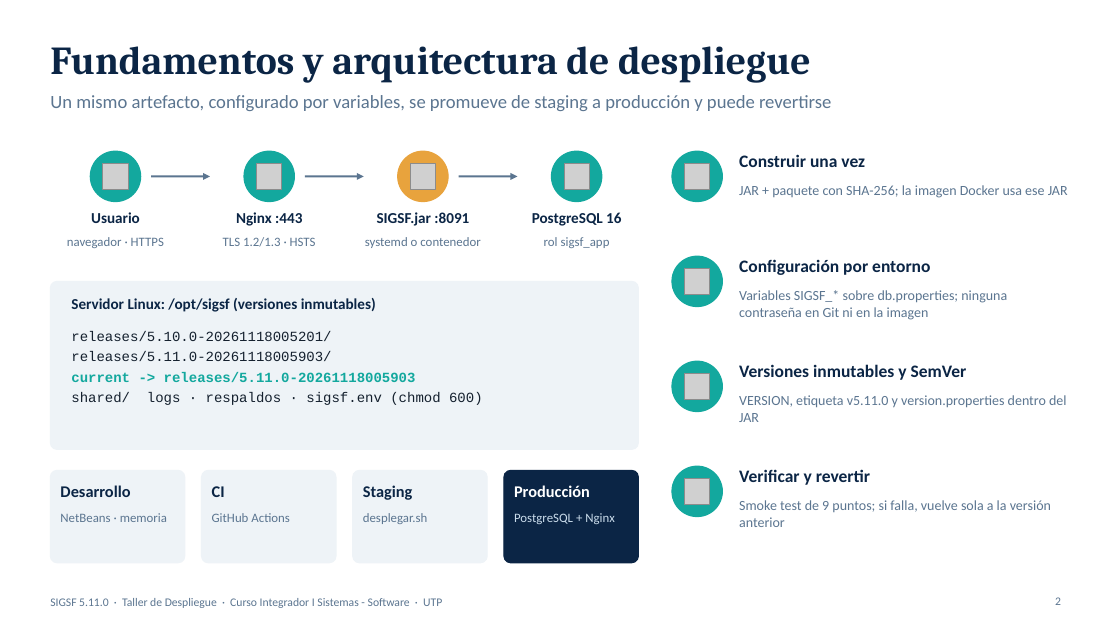
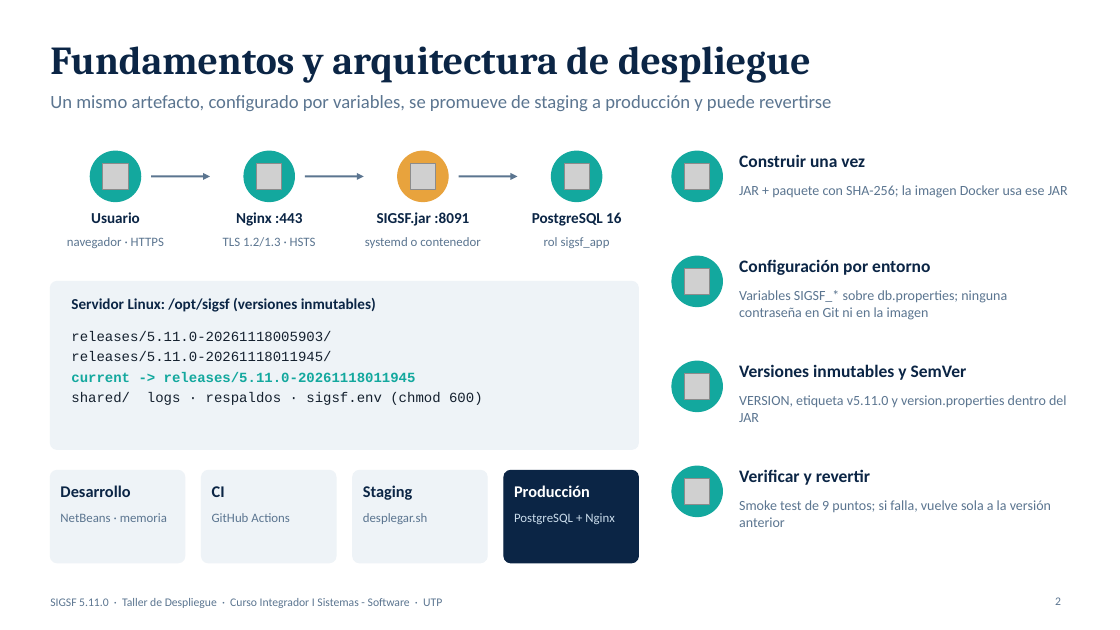
Before and after one commit to MiguelWaa/SistemaFinanciero, a slide deck: slide 2 of docs/presentacion/SIGSF_Despliegue_5min.pptx. Drawn at 1120x630 pixels with LibreOffice and Linux fonts; fonts in the diff are those of the drawing; grey boxes stand for pictures. Boxes give left, top, right and bottom in pixels: in the first picture for what was removed or moved away, otherwise in the second. Text is boxed around its words. In the diff, an @@ line names an element or a change of style, - is before the commit and + after.

```diff
--- a/docs/presentacion/SIGSF_Despliegue_5min.pptx
+++ b/docs/presentacion/SIGSF_Despliegue_5min.pptx
@@ text at (x1=71, y1=331, x2=331, y2=341): paragraph removed @@
-releases/5.10.0-20261118005201/
@@ text at (x1=71, y1=351, x2=416, y2=382): text changed @@
-current -> releases/5.11.0-20261118005903
+releases/5.11.0-20261118011945/
+current -> releases/5.11.0-20261118011945
```
Also in this commit, not shown: 4 other slides changed, 27 other files.
